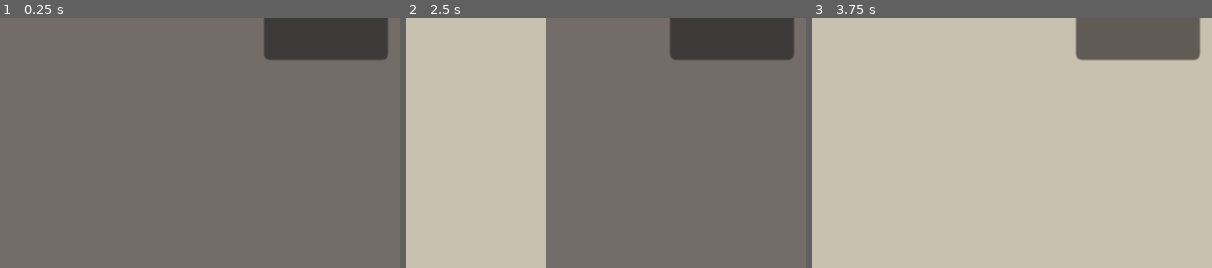
Above: before the commit, frames 1-3 (left to right).
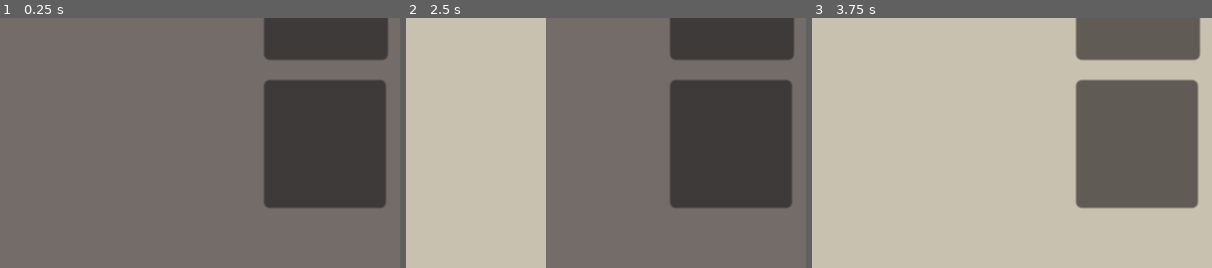
Above: after the commit, the same moments.

Repository: codingvessel/MapEditorAdvanceWarsStyle
Game: Godot game, scene res://main.tscn
Two runs of this game, one before a commit and one after it. Both use one fixed random seed, a clock stepped at 60 frames per second and the inputs below.
Inputs (mouse positions are % of the whole screen's width and height, from its top left):
- Up to frame 1 (0.25 s): no input
- Up to frame 2 (2.5 s): tap Enter at 0.5, 2 s; move the mouse to (85, 5) at 0.52 s; press the mouse at (85, 5) at 0.53 s; tap Space at 1.25 s; move the mouse to (90, 5) at 1.27 s; release the mouse at (90, 5) at 1.28 s; tap S (camera_down) at 1.35 s; click (90, 5) at 1.55 s; move the mouse to (95, 5) at 2.02 s; hold A (camera_left) from 2.03 s (still down); click (95, 5) at 2.3 s
- Up to frame 3 (3.75 s): move the mouse to (85, 13) at 2.77 s; release A (camera_left) at 2.78 s; tap D (camera_right) at 2.85 s; click (85, 13) at 3.05 s; tap Space at 3.5 s; move the mouse to (90, 13) at 3.52 s; hold W (camera_up) from 3.53 s (still down)
The pictures show only the part of the screen within x 50-100%, y 28-78%; the shares and areas given below are measured in that part.

The runs differ from the first frame. In frame 1, 16% of the frame differs, in the area x 66-97%, y 24-76%; in frame 2, 16%; in frame 3, 16%, in the area x 65-97%, y 24-77%.

Commit message:
Tile info label

Diff:
--- a/EditorObject.gd
+++ b/EditorObject.gd
@@ -8,15 +8,14 @@
 var tile_map : TileMap = level.get_node("TileMap")
 
 var current_item
+var mouse_position
 
 
 func _process(delta):
 	global_position = get_global_mouse_position()
-#	if global_position.x > 50 * 16 or global_position.x < -(50 * 16) :
-#		return
-#	if global_position.y > 50 * 16 or global_position.y < -(50 * 16):
-#		return
-#
+	mouse_position = tile_map.local_to_map(get_global_mouse_position())
+
+	show_tile_info()
 	if Global.can_place:
 		if Input.is_action_pressed("left_click"):
 			place_tile()
@@ -24,18 +23,20 @@
 			remove_tile()
 
 
+func show_tile_info():
+	if (tile_map.get_cell_source_id(0, Vector2i(mouse_position.x, mouse_position.y)) == -1):
+		return
 
 
+	var tile_data = tile_map.get_cell_tile_data(0, Vector2i(mouse_position.x, mouse_position.y))
+	if tile_data != null:
+		Global.emit_signal("show_tile_info", tile_data, mouse_position)
+
 func place_tile():
-	var mousepos = tile_map.local_to_map(get_global_mouse_position())
-	print(mousepos)
-	if mousepos.x < 0 or mousepos.x > 30 or mousepos.y < 0 or mousepos.y > 30:
+	print(mouse_position)
+	if mouse_position.x < 0 or mouse_position.x > 30 or mouse_position.y < 0 or mouse_position.y > 30:
 		return
-	tile_map.set_cell(0, Vector2i(mousepos.x, mousepos.y),0, Global.current_tile_coordinates)
-	var tile_data = tile_map.get_cell_tile_data(0, Vector2i(mousepos.x, mousepos.y))
-#	print("TileType : "  +  str(tile_data.get_custom_data("TileType")))
-#	print("Cover rating: " + str(tile_data.get_custom_data("Cover")))
-
+	tile_map.set_cell(0, Vector2i(mouse_position.x, mouse_position.y),0, Global.current_tile_coordinates)
 
 func remove_tile():
 	var mousepos = tile_map.local_to_map(get_global_mouse_position())
--- a/Global.gd
+++ b/Global.gd
@@ -1,4 +1,6 @@
 extends Node
+
+signal show_tile_info(tile_data, mouse_position)
 
 var current_tile_coordinates = Vector2i(0,0)
 var can_place = false
--- /dev/null
+++ b/TileInfoLabel.gd
@@ -0,0 +1,12 @@
+extends RichTextLabel
+
+
+# Called when the node enters the scene tree for the first time.
+func _ready():
+	Global.show_tile_info.connect(update_label)
+
+func update_label(tile_data:TileData, mouse_position:Vector2i):
+	var type_info = str("Tile Type: ") + str(tile_data.get_custom_data("TileType"))
+	var cover_info = str("Cover Rating: ") + str(tile_data.get_custom_data("Cover"))
+	var position = str("Position: ") + str(mouse_position)
+	text = type_info + "\n" + cover_info + "\n" + position
--- a/main.tscn
+++ b/main.tscn
@@ -13,6 +13,7 @@
 [ext_resource type="Texture2D" uid="uid://x6q4xoyxoyp0" path="res://Assets/PH_GRASS.png" id="6_5m2tc"]
 [ext_resource type="Texture2D" uid="uid://yr6prkef2bpr" path="res://Assets/PH_STREET.png" id="7_fj5yt"]
 [ext_resource type="Texture2D" uid="uid://ds7ichsbpfo5a" path="res://Assets/square.png" id="13_3q6eb"]
+[ext_resource type="Script" path="res://TileInfoLabel.gd" id="13_vmf8s"]
 
 [sub_resource type="TileSetAtlasSource" id="TileSetAtlasSource_nr5ic"]
 texture = ExtResource("1_7yrix")
@@ -76,8 +77,8 @@
 [node name="GridContainer" type="GridContainer" parent="CanvasLayer/Panel"]
 layout_mode = 0
 offset_top = 1.0
-offset_right = 91.0
-offset_bottom = 107.0
+offset_right = 60.0
+offset_bottom = 86.0
 columns = 3
 script = ExtResource("3_kes3n")
 
@@ -144,7 +145,48 @@
 script = ExtResource("3_alvk2")
 tile_atlas_coordinates = Vector2i(6, 0)
 
-[node name="Sprite2D" type="Sprite2D" parent="."]
+[node name="InfoPanel" type="Panel" parent="CanvasLayer"]
+anchors_preset = 6
+anchor_left = 1.0
+anchor_top = 0.5
+anchor_right = 1.0
+anchor_bottom = 0.5
+offset_left = -68.0
+offset_top = -25.0
+offset_right = -7.0
+offset_bottom = 39.0
+grow_horizontal = 0
+grow_vertical = 2
+
+[node name="MarginContainer" type="MarginContainer" parent="CanvasLayer/InfoPanel"]
+layout_mode = 1
+anchors_preset = 8
+anchor_left = 0.5
+anchor_top = 0.5
+anchor_right = 0.5
+anchor_bottom = 0.5
+offset_left = -29.5
+offset_top = -30.0
+offset_right = 29.5
+offset_bottom = 31.0
+grow_horizontal = 2
+grow_vertical = 2
+
+[node name="VBoxContainer" type="VBoxContainer" parent="CanvasLayer/InfoPanel/MarginContainer"]
+layout_mode = 2
+offset_right = 59.0
+offset_bottom = 61.0
+
+[node name="TileInfoLabel" type="RichTextLabel" parent="CanvasLayer/InfoPanel/MarginContainer/VBoxContainer"]
+layout_mode = 2
+offset_right = 59.0
+theme_override_font_sizes/normal_font_size = 6
+fit_content_height = true
+scroll_active = false
+autowrap_mode = 0
+script = ExtResource("13_vmf8s")
+
+[node name="Background" type="Sprite2D" parent="."]
 modulate = Color(0.258824, 0.231373, 0.25098, 0.635294)
 scale = Vector2(31, 31)
 z_index = -1
Not shown: 1 places in main.tscn that only renumber resources
